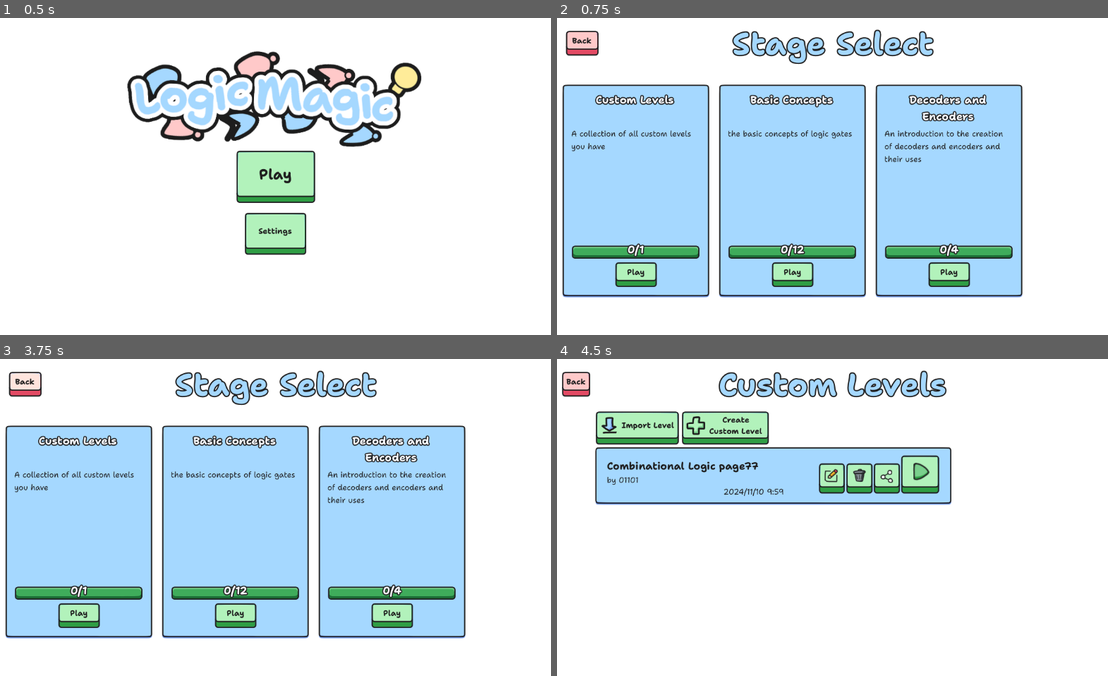
Above: before the commit, frames 1-4 (two rows, left to right).
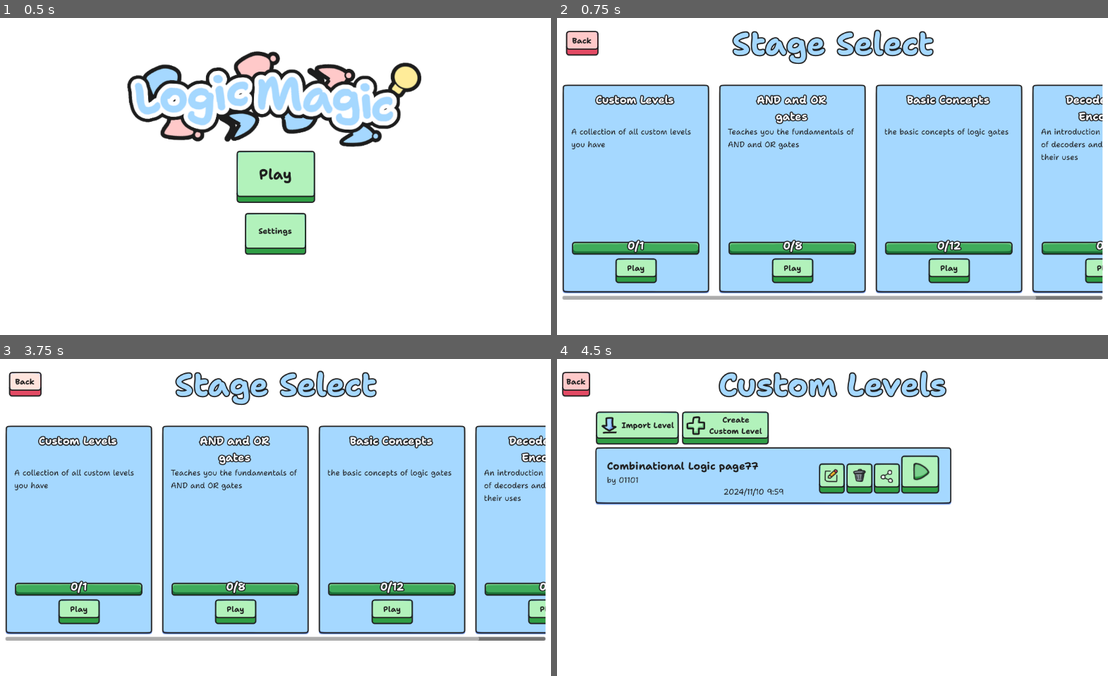
Above: after the commit, the same moments.

Repository: sininen-blue/logic-gate-tesseract
Game: Godot game, scene res://ui/title_page.tscn
Same seed, same stepped clock (60 frames per second), same inputs: the game is played once before the commit and once after it.
Inputs:
- Up to frame 1 (0.5 s): no input
- Up to frame 2 (0.75 s): click "Play" at 0.5 s
- Up to frame 3 (3.75 s): click "Back" at 1.25 s; click "Play" at 2 s; click "Play" at 2.75 s; click "Back" at 3.5 s
- Up to frame 4 (4.5 s): click "Play" at 4.25 s

Frame 1 is identical in both runs. In frame 2, 18% of the frame differs, in the area x 0-100%, y 20-89%; in frame 3, 18%; in frame 4, nothing differs.

Commit message:
new levels

Diff:
--- /dev/null
+++ b/levels/and_or_gates/01-and.json
@@ -0,0 +1,13 @@
+{
+	"title": "An Introduction to And Gates",
+	"author": "game",
+	"create_date": "6-9-2024",
+	"description": "This level will introduce to you one of the core components of logic gates, the AND gate. \nWhere the gate will output one if variable A AND variable B are both true.\n\nTake Variable A, and B, and connect them to an AND GATE",
+	"end_count": "1",
+	"truth_table": [
+		"000",
+		"010",
+		"100",
+		"111"
+	]
+}
--- /dev/null
+++ b/levels/and_or_gates/02-or.json
@@ -0,0 +1,13 @@
+{
+	"title": "An Introduction to OR Gates",
+	"author": "game",
+	"create_date": "6-9-2024",
+	"description": "This level will introduce to you one of the core components of logic gates, the OR gate. \nWhere the gate will output one if variable A OR variable B are  true.\n\nTake Variable A, and B, and connect them to an OR GATE",
+	"end_count": "1",
+	"truth_table": [
+		"000",
+		"011",
+		"101",
+		"111"
+	]
+}
--- /dev/null
+++ b/levels/and_or_gates/03-or.json
@@ -0,0 +1,16 @@
+{
+	"title": "Door Bell System",
+	"author": "game",
+	"create_date": "6-9-2024",
+	"description": "A doorbell rings if either the front, or the back doorbell button is pressed\n\nWhere A is the front doorbell, and B is the doorbell",
+	"end_count": "1",
+	"allow": [
+		"or"
+	],
+	"truth_table": [
+		"000",
+		"011",
+		"101",
+		"111"
+	]
+}
--- /dev/null
+++ b/levels/and_or_gates/05-and.json
@@ -0,0 +1,13 @@
+{
+	"title": "Alarm System Activation",
+	"author": "game",
+	"create_date": "6-9-2024",
+	"description": "A green signal for pedestrians is given only if the traffic light is red and the pedestrian button is pressed\n\nWhere A is the traffic light being red, \nand B is the pedestrian button being pressed",
+	"end_count": "1",
+	"truth_table": [
+		"000",
+		"010",
+		"100",
+		"111"
+	]
+}
--- /dev/null
+++ b/levels/and_or_gates/06-and.json
@@ -0,0 +1,20 @@
+{
+	"title": "Multi Step Security",
+	"author": "game",
+	"create_date": "6-9-2024",
+	"description": "A security door will unlock only if three conditions are met:\n\nThe person scans a valid ID card (A).\nThey enter the correct PIN (B).\nThe security guard manually approves entry (C).",
+	"allow": [
+		"and"
+	],
+	"end_count": "1",
+	"truth_table": [
+		"0000",
+		"0010",
+		"0100",
+		"0110",
+		"1000",
+		"1010",
+		"1100",
+		"1111"
+	]
+}
--- /dev/null
+++ b/levels/and_or_gates/07-or.json
@@ -0,0 +1,17 @@
+{
+	"title": "Complex Factory Control System",
+	"author": "game",
+	"create_date": "6-9-2024",
+	"description": "A machine operates if either:\n\nThe start button is pressed (A).\nThe system is in auto mode (B).\nThere is a maintenance override (C).",
+	"end_count": "1",
+	"truth_table": [
+		"0000",
+		"0011",
+		"0101",
+		"0111",
+		"1001",
+		"1011",
+		"1101",
+		"1111"
+	]
+}
--- /dev/null
+++ b/levels/and_or_gates/08-andor.json
@@ -0,0 +1,30 @@
+{
+	"title": "Conveyer Belts",
+	"author": "game",
+	"create_date": "6-9-2024",
+	"description": "You need to operate a conveyer belt with weirdly specific rule sets.\n\nIt has to be on (A)\nThe start button has to be pressed (B) or the system has to be in auto mode (C),\nAnd the system isn't overloaded (D)",
+	"allow": [
+		"and",
+		"or",
+		"not"
+	],
+	"end_count": "1",
+	"truth_table": [
+		"00000",
+		"00010",
+		"00100",
+		"00110",
+		"01000",
+		"01010",
+		"01100",
+		"01110",
+		"10000",
+		"10010",
+		"10101",
+		"10110",
+		"11001",
+		"11010",
+		"11101",
+		"11110"
+	]
+}
--- /dev/null
+++ b/levels/and_or_gates/09-not.json
@@ -0,0 +1,13 @@
+{
+	"title": "An Introduction to And Gates",
+	"author": "game",
+	"create_date": "6-9-2024",
+	"description": "This level will introduce to you one of the core components of logic gates, the AND gate. \nWhere the gate will output one if variable A AND variable B are both true.\n\nTake Variable A, and B, and connect them to an AND GATE",
+	"end_count": "1",
+	"truth_table": [
+		"000",
+		"010",
+		"100",
+		"111"
+	]
+}
--- a/ui/TutorialDemos/and_or_demo.tscn
+++ b/ui/TutorialDemos/and_or_demo.tscn
@@ -219,21 +219,21 @@
 [node name="AndGate" type="Node2D" parent="."]
 
 [node name="And" parent="AndGate" instance=ExtResource("1_d1cdd")]
-position = Vector2(432, 179)
+position = Vector2(415, 209)
 demo_mode = true
 
 [node name="Output" parent="AndGate" instance=ExtResource("1_d1cdd")]
-position = Vector2(713, 180)
+position = Vector2(696, 210)
 gate_type = "end"
 demo_mode = true
 
 [node name="Input" parent="AndGate" instance=ExtResource("1_d1cdd")]
-position = Vector2(155, 100)
+position = Vector2(138, 130)
 gate_type = "start"
 demo_mode = true
 
 [node name="Input2" parent="AndGate" instance=ExtResource("1_d1cdd")]
-position = Vector2(155, 314)
+position = Vector2(138, 344)
 gate_type = "start"
 demo_mode = true
 
@@ -268,6 +268,7 @@
 [node name="Node2D" type="Node2D" parent="."]
 
 [node name="TempLine" type="Line2D" parent="Node2D"]
+position = Vector2(-17, 30)
 points = PackedVector2Array(222, 100, 350, 178)
 width = 6.0
 default_color = Color(0.117647, 0.117647, 0.117647, 1)
@@ -276,7 +277,7 @@
 end_cap_mode = 2
 
 [node name="TempLine2" type="Line2D" parent="Node2D"]
-position = Vector2(-2, 4)
+position = Vector2(-19, 34)
 points = PackedVector2Array(224, 310, 349, 179)
 width = 6.0
 default_color = Color(0.117647, 0.117647, 0.117647, 1)
@@ -285,7 +286,7 @@
 end_cap_mode = 2
 
 [node name="TempLine3" type="Line2D" parent="Node2D"]
-position = Vector2(338.089, 0)
+position = Vector2(321.089, 30)
 scale = Vector2(0.467577, 1)
 points = PackedVector2Array(626.445, 179, 346.277, 179)
 width = 6.0
@@ -325,10 +326,10 @@
 end_cap_mode = 2
 
 [node name="AndGatePanel" type="Panel" parent="."]
-offset_left = 323.0
-offset_top = 283.0
-offset_right = 716.0
-offset_bottom = 480.0
+offset_left = 306.0
+offset_top = 313.0
+offset_right = 699.0
+offset_bottom = 510.0
 metadata/_edit_use_anchors_ = true
 
 [node name="Label" type="Label" parent="AndGatePanel"]
@@ -356,42 +357,6 @@
 scroll_active = false
 metadata/_edit_use_anchors_ = true
 
-[node name="ObjectivesPanel" type="Panel" parent="."]
-offset_left = 753.0
-offset_top = -419.0
-offset_right = 1553.0
-offset_bottom = -169.0
-metadata/_edit_use_anchors_ = true
-
-[node name="Label" type="Label" parent="ObjectivesPanel"]
-layout_mode = 0
-offset_left = 30.0
-offset_top = 21.0
-offset_right = 227.0
-offset_bottom = 57.0
-theme = ExtResource("3_0lprm")
-text = "Objectives"
-metadata/_edit_use_anchors_ = true
-
-[node name="Label2" type="RichTextLabel" parent="ObjectivesPanel"]
-clip_contents = false
-layout_mode = 1
-anchors_preset = 15
-anchor_right = 1.0
-anchor_bottom = 1.0
-offset_left = 24.0
-offset_top = 59.0
-offset_right = -34.0
-offset_bottom = -24.0
-grow_horizontal = 2
-grow_vertical = 2
-theme = ExtResource("4_vj6ry")
-bbcode_enabled = true
-text = "By the end of these levels, you are expected to know the outputs of AND and OR gates
-
-As well as break down problems containing AND and OR gates into a logic gate circuit"
-scroll_active = false
-
 [node name="OrGatePanel" type="Panel" parent="."]
 offset_left = 1195.0
 offset_top = 347.0
--- a/ui/level_select/level_select.gd
+++ b/ui/level_select/level_select.gd
@@ -27,6 +27,7 @@
 		var demo: Node2D = load(DataManager.demo_file_location).instantiate()
 		demo.global_position = Vector2(0, 350)
 		add_child(demo)
+		move_child(demo, 0)
 		DataManager.demo_file_location = ""
 
 	var count : int = 0
